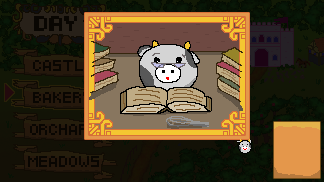
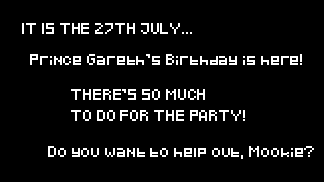
Comparing the layer stacks of the two 324 × 182 images. Changes:
added group "before party title" with 5 layers above "arrow" over [0, 0, 324, 182]
added layer "THERE’S SO MUCH TO DO FOR THE PARTY!" in group "before party title" over [71, 89, 245, 121]
added layer "Do you want to help out, Mookie?" in group "before party title" over [48, 146, 314, 159]
added layer "Prince Gareth’s Birthday is here!" in group "before party title" over [30, 54, 302, 65]
added layer "IT IS THE 27TH JULY..." in group "before party title" over [22, 23, 192, 34]
added layer "Layer 41" in group "before party title" over [0, 0, 324, 182]
added layer "arrow" (1st of 2) above "mookie" over [3, 107, 10, 118]
hid group "frame" (14 layers) over [85, 13, 249, 139]
hid "Layer 31" over [0, 0, 324, 182]
